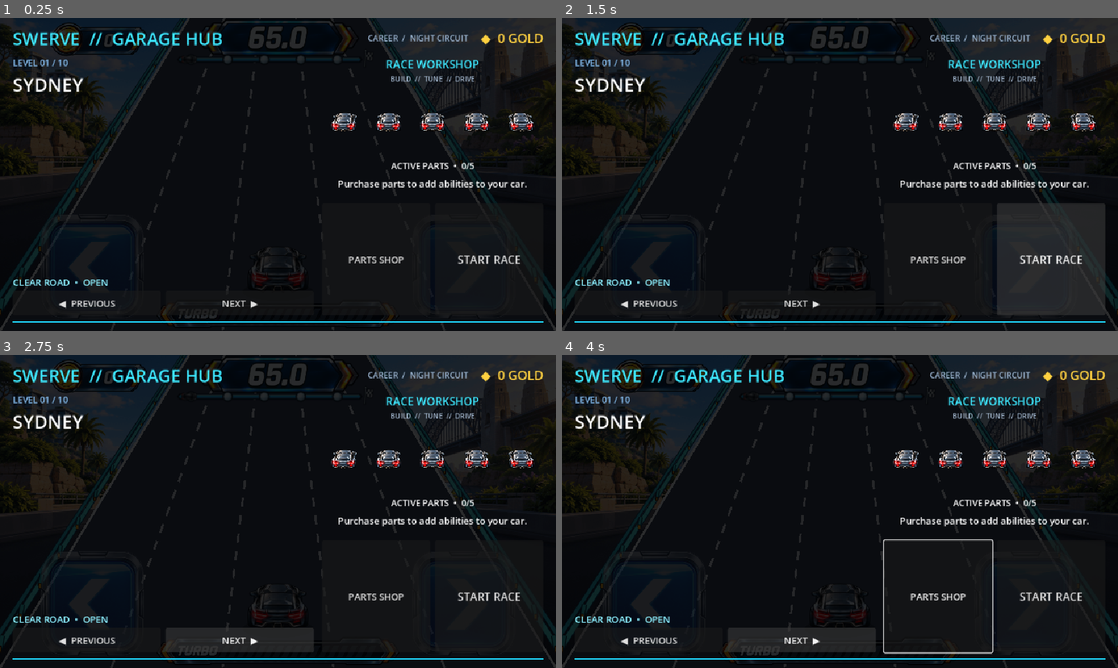
Above: before the commit, frames 1-4 (two rows, left to right).
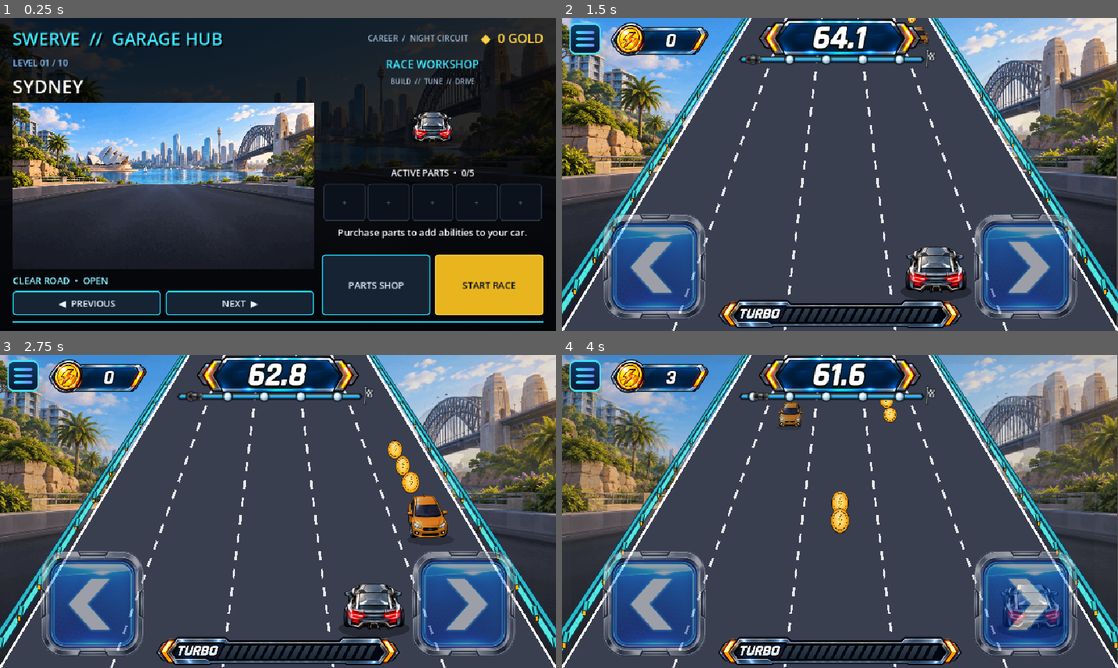
Above: after the commit, the same moments.

Repository: kjs8806/swerve
Game: Godot game, scene res://scenes/Main.tscn
Same seed, same stepped clock (60 frames per second), same inputs: the game is played once before the commit and once after it.
Inputs (mouse positions are in pixels of both pictures, inside the frame that each line leads up to):
- Up to frame 1 (0.25 s): no input
- Up to frame 2 (1.5 s): click "START RACE" at 0.5 s; click (1051, 259) at 1.25 s, where only the run before the commit has a clickable "START RACE"
- Up to frame 3 (2.75 s): click (239, 639) at 2 s, where only the run before the commit has a clickable "NEXT ▶"
- Up to frame 4 (4 s): click (801, 639) at 2.75 s, where only the run before the commit has a clickable "NEXT ▶"; tap Enter at 3.5, 3.6 s; hold Right from 3.53 s (still down); tap Space at 3.77 s

The runs differ from the first frame. In frame 1, 51% of the frame differs, in the area x 0-100%, y 0-100%; in frame 2, 96%; in frame 3, 97%; in frame 4, 98%.
Error before the commit: Parse Error: Function "to_local()" not found in base self. (res://scripts/LevelSelect.gd:62)

Commit message:
Fix Control coordinate conversion in lobby draw

Diff:
--- a/godot/scripts/LevelSelect.gd
+++ b/godot/scripts/LevelSelect.gd
@@ -57,10 +57,13 @@
 
 
 func _draw() -> void:
+	if not is_node_ready():
+		return
 	var city_panel: Control = $Shade/Margin/Layout/Main/CityPanel
 	var garage_panel: Control = $Shade/Margin/Layout/Main/GaragePanel
-	var city_rect := Rect2(to_local(city_panel.global_position) - Vector2(10, 9), city_panel.size + Vector2(20, 18))
-	var garage_rect := Rect2(to_local(garage_panel.global_position) - Vector2(10, 9), garage_panel.size + Vector2(20, 18))
+	var root_position := get_global_rect().position
+	var city_rect := Rect2(city_panel.get_global_rect().position - root_position - Vector2(10, 9), city_panel.size + Vector2(20, 18))
+	var garage_rect := Rect2(garage_panel.get_global_rect().position - root_position - Vector2(10, 9), garage_panel.size + Vector2(20, 18))
 	draw_style_box(_panel_style(Color(PANEL, 0.90), Color("36506a"), 1, 5), city_rect)
 	draw_style_box(_panel_style(Color(PANEL, 0.94), CYAN, 2, 5), garage_rect)
 	var slash_x := garage_rect.position.x + garage_rect.size.x - 62.0
